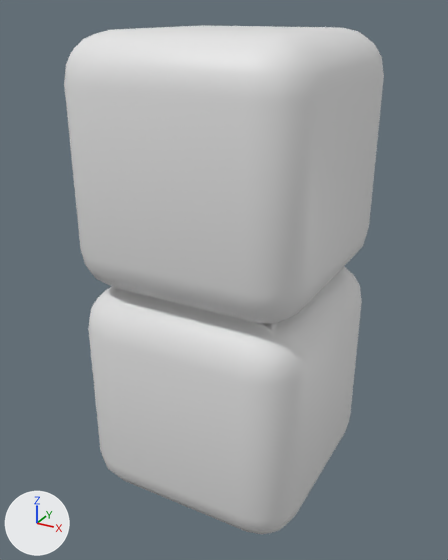
The FBX model vue-project/public/tank/tile1.fbx, before and after one commit.
One viewpoint serves both versions: a 50 mm lens placed at (0.00594, -0.01111, 0.01036), pointed at (-0.00011, -0.00012, 0.00487). The axes (+X, +Y, +Z) are drawn at lower left. The lights are the same throughout. Where no turn or scale is listed for an object, it has been applied to the vertices.

In view in the first picture: '砖块'.
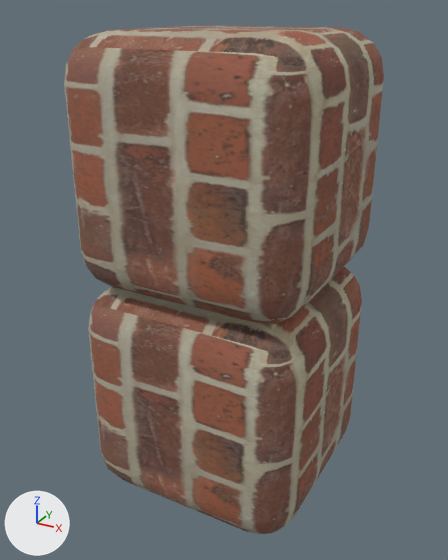
Location of each change, (x1, y1, x2, y2) in pixels of the pictures (448 x 560 px):
'砖块', surface changed (grey to brown): (64, 25, 384, 534) in both

The change, as a diff of the scene's bpy script:
```diff
--- a/vue-project/public/tank/tile1.fbx.py
+++ b/vue-project/public/tank/tile1.fbx.py
@@ img_brick_085_color_jpg @@
+img_brick_085_color_jpg = load_image('brick-085-color.jpg', '_unpacked/brick-085-color.jpg', 1024, 512, 'sRGB')
@@ mat_砖墙纹理 @@
 mat_砖墙纹理 = principled_material('砖墙纹理')
-mat_砖墙纹理.base_color = (0.8, 0.8, 0.8)  # white #e7e7e7
+mat_砖墙纹理.texture = img_brick_085_color_jpg
+mat_砖墙纹理.roughness = 1.0
```
